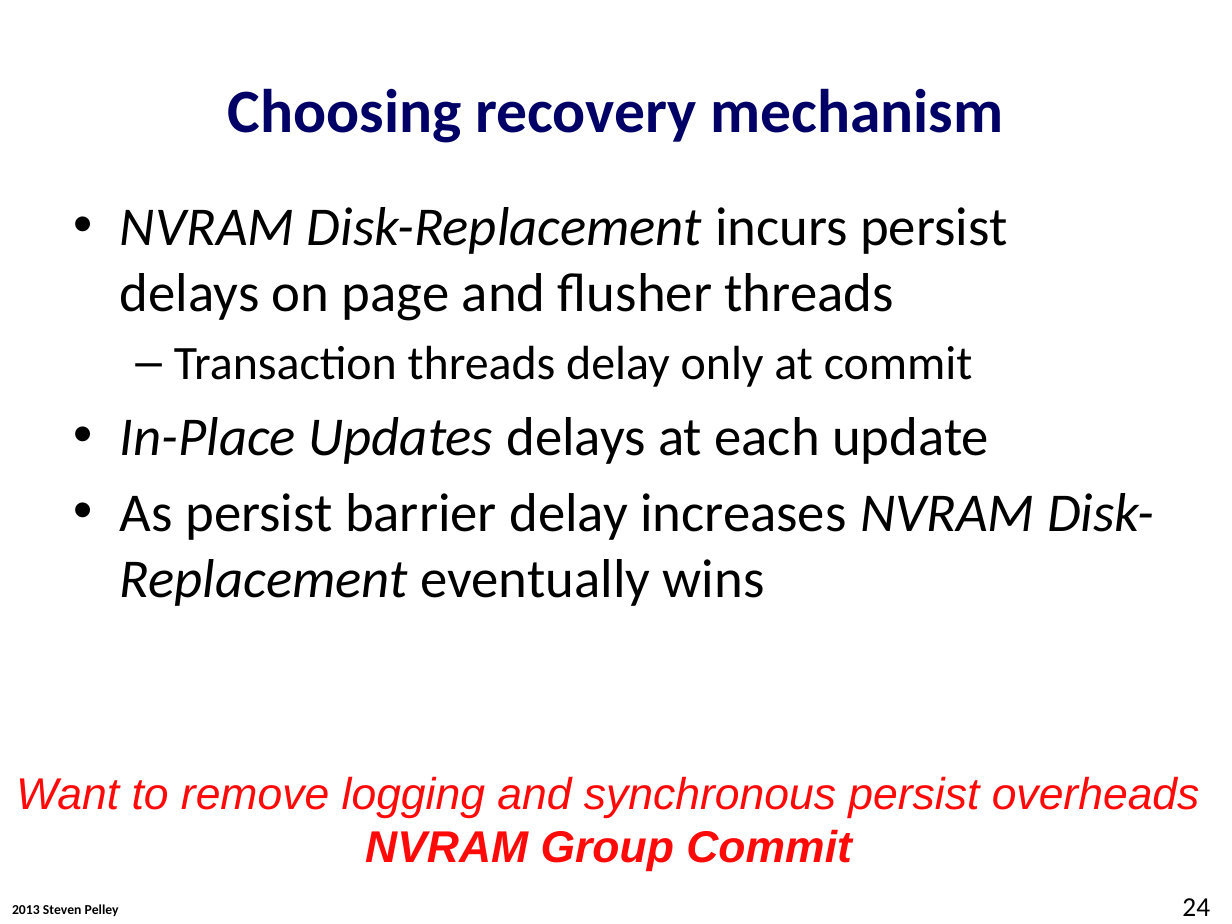
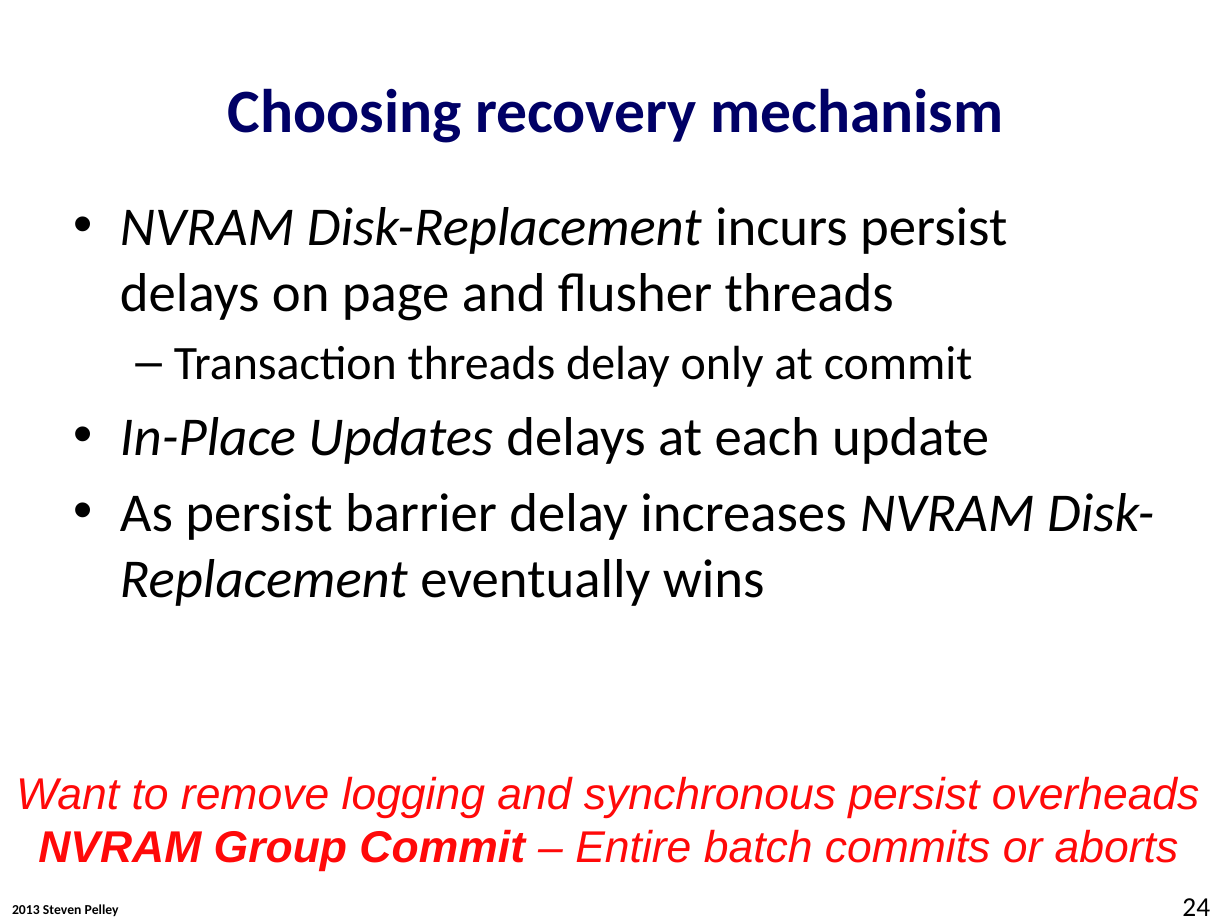
Before and after one commit to Abulila/dissertation, a slide deck: slide 24 of proposal/proposal.pptx. Drawn at 1232x924 pixels with LibreOffice and Linux fonts; fonts in the diff are those of the drawing; background and template pictures are left out. Boxes give left, top, right and bottom in pixels: in the first picture for what was removed or moved away, otherwise in the second. Text is boxed around its words. In the diff, an @@ line names an element or a change of style, - is before the commit and + after.

```diff
--- a/proposal/proposal.pptx
+++ b/proposal/proposal.pptx
@@ text at (38,829,1179,871): text changed; bold off @@
-NVRAM Group Commit
+NVRAM Group Commit – Entire batch commits or aborts
```
Also in this commit, not shown: 14 other slides changed.
